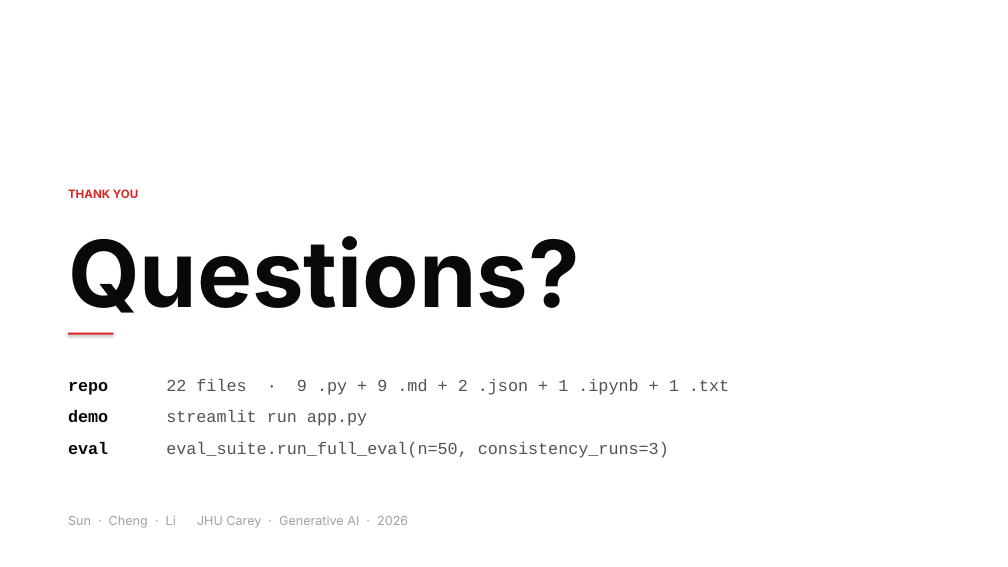
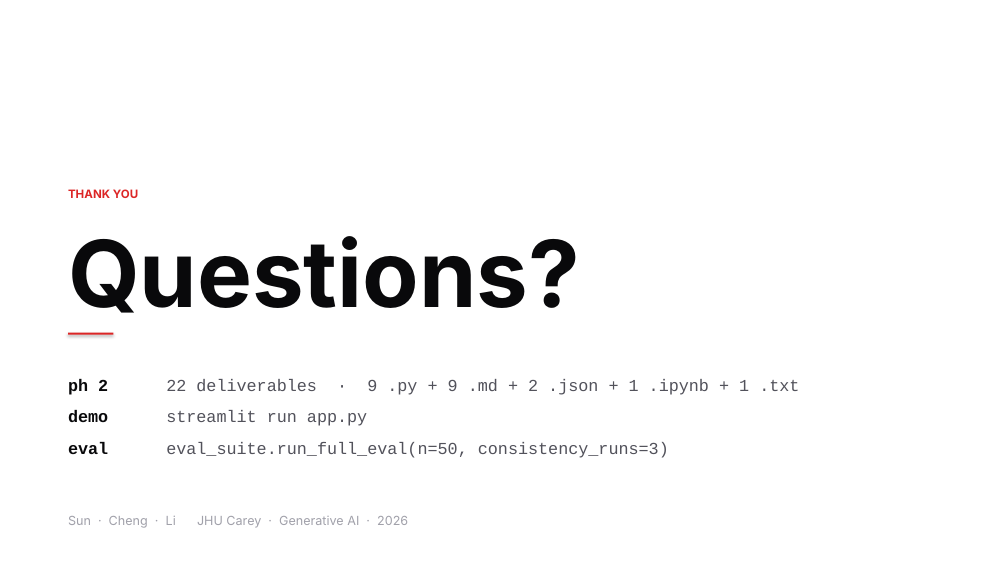
Before and after one commit to miyutakatsuki/priceiq-agent, a slide deck: slide 8 of Phase3_Slides.pptx. Drawn at 1008x567 pixels with LibreOffice and Linux fonts; fonts in the diff are those of the drawing. Boxes give left, top, right and bottom in pixels: in the first picture for what was removed or moved away, otherwise in the second. Text is boxed around its words. In the diff, an @@ line names an element or a change of style, - is before the commit and + after.

Commit message:
fix(app + slide 8): harden secrets fallback, clarify file-count scope

```diff
--- a/Phase3_Slides.pptx
+++ b/Phase3_Slides.pptx
@@ text at bbox=[68, 379, 108, 395]: text changed @@
-repo
+ph 2
@@ text at bbox=[166, 379, 799, 395]: text changed @@
-22 files · 9 .py + 9 .md + 2 .json + 1 .ipynb + 1 .txt
+22 deliverables · 9 .py + 9 .md + 2 .json + 1 .ipynb + 1 .txt
```
Also in this commit, not shown: 2 other files.
